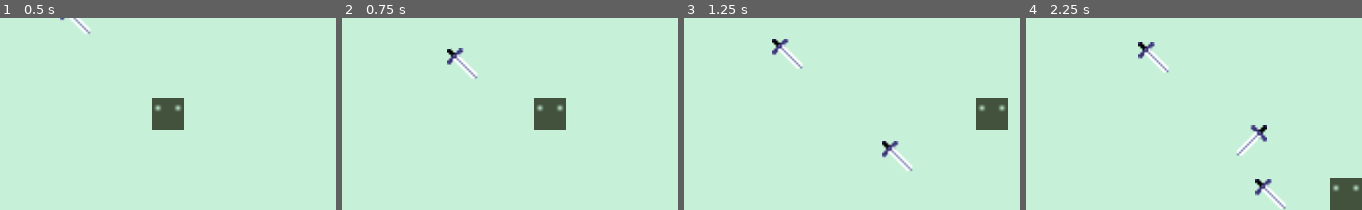
Above: before the commit, frames 1-4 (left to right).
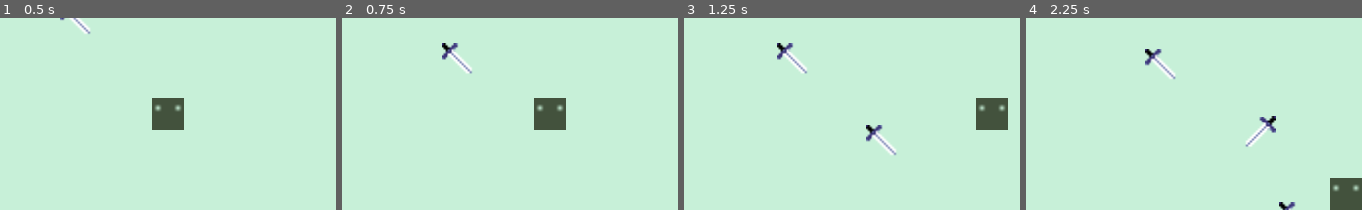
Above: after the commit, the same moments.

Repository: mstuttgart/hostile-terraqueo
Game: Godot game, scene res://Game.tscn
Two runs of this game, one before a commit and one after it. Both use one fixed random seed, a clock stepped at 60 frames per second and the inputs below.
Inputs:
- Up to frame 1 (0.5 s): no input
- Up to frame 2 (0.75 s): hold Right (ui_right) from 0.53 s (still down)
- Up to frame 3 (1.25 s): keep holding Right (ui_right)
- Up to frame 4 (2.25 s): release Right (ui_right) at 1.28 s; hold Down (ui_down) 1.28-2.03 s; hold Right (ui_right) from 2.03 s (still down)

Frame 1 is identical in both runs. In frame 2, 0.5% of the frame differs, in the area x 29-41%, y 13-32%; in frame 3, 1.4%; in frame 4, 1.9%, in the area x 33-81%, y 12-100%.

Commit message:
Change 'move' to 'start' function name

Diff:
--- a/HostileTerraqueo/Game.gd
+++ b/HostileTerraqueo/Game.gd
@@ -28,7 +28,7 @@
     $JunkPath/JunkSpawnPosition.offset = randi()
 
     # Move the junk
-    junk.move($JunkPath/JunkSpawnPosition.position,
+    junk.start($JunkPath/JunkSpawnPosition.position,
               $JunkPath/JunkSpawnPosition.rotation)
 
     # Add junk to scene
--- a/HostileTerraqueo/JunkSword.gd
+++ b/HostileTerraqueo/JunkSword.gd
@@ -3,7 +3,8 @@
 const MIN_SPEED = 50
 const MAX_SPEED = 70
 
-func move(pos, direction):
+
+func start(pos, direction):
 
     # Set the junk position
     position = pos
